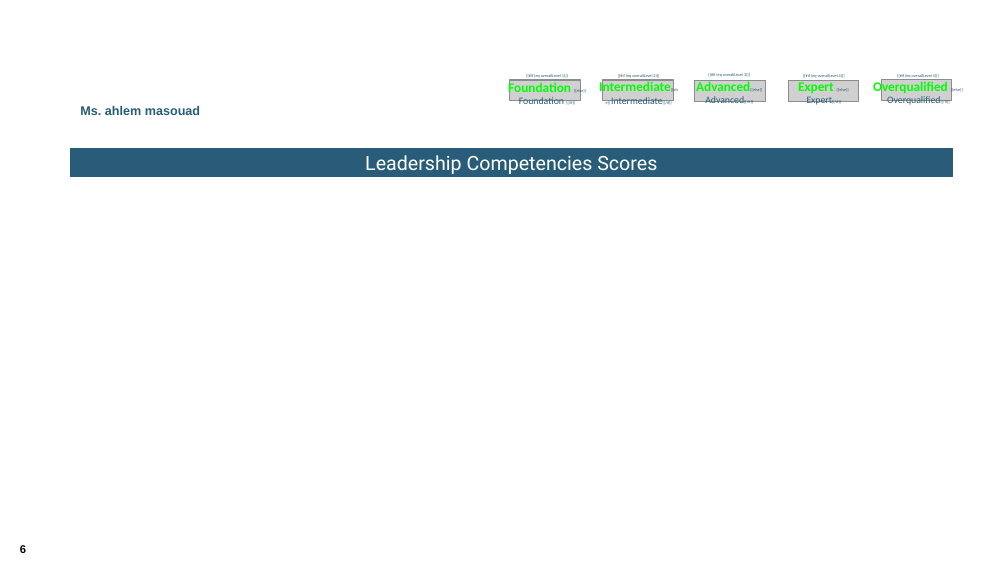
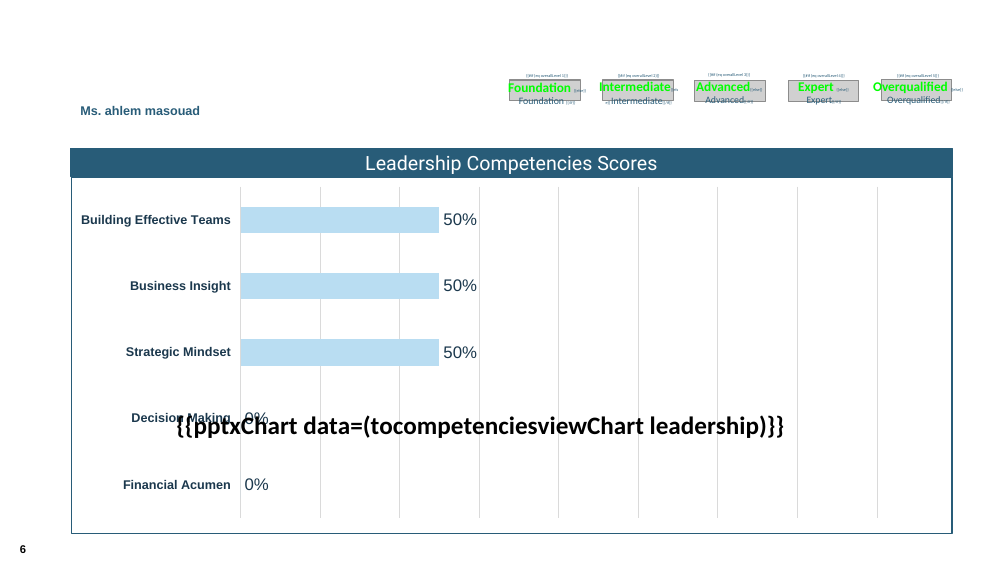
Before and after one commit to tayeblagha/jsreport, a slide deck: slide 6 of list.pptx. Drawn at 1008x567 pixels with LibreOffice and Linux fonts; fonts in the diff are those of the drawing; grey boxes stand for pictures; background and template pictures are left out. Boxes give left, top, right and bottom in pixels: in the first picture for what was removed or moved away, otherwise in the second. Text is boxed around its words. In the diff, an @@ line names an element or a change of style, - is before the commit and + after.

```diff
--- a/list.pptx
+++ b/list.pptx
@@ bar chart added at (71,176,953,534) @@
+title "{{pptxChart data=(tocompetenciesviewChart leadership)}}"
+categories: Financial Acumen, Decision Making, Strategic Mindset, Business Insight, Building Effective Teams
+Series 1: 0, 0, 0.5, 0.5, 0.5
```
Also in this commit, not shown: 51 other files.
